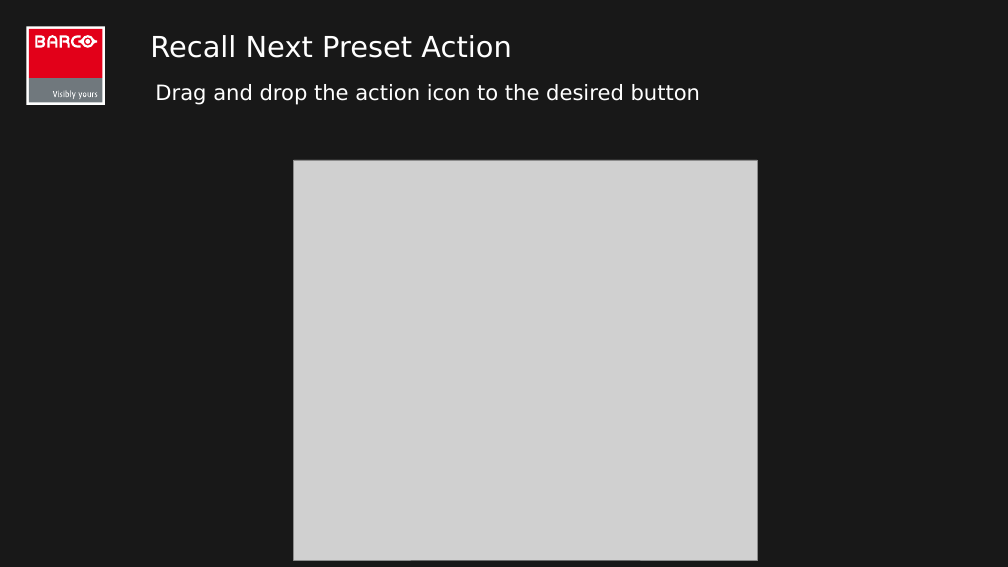
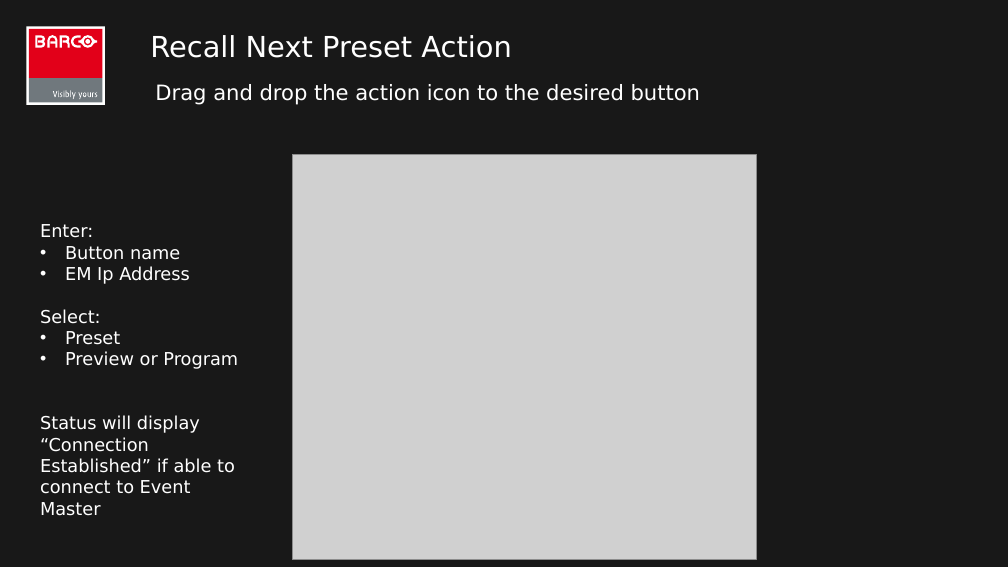
Before and after one commit to robbie78669/streamdeck-eventmaster, a slide deck: slide 8 of Stream Deck for Event Master v2.1.pptx. Drawn at 1008x567 pixels with LibreOffice and Linux fonts; fonts in the diff are those of the drawing; grey boxes stand for pictures. Boxes give left, top, right and bottom in pixels: in the first picture for what was removed or moved away, otherwise in the second. Text is boxed around its words. In the diff, an @@ line names an element or a change of style, - is before the commit and + after.

```diff
--- a/Stream Deck for Event Master v2.1.pptx
+++ b/Stream Deck for Event Master v2.1.pptx
@@ picture: place and size @@
-picture at (294,160,758,560)
+picture at (293,154,757,559)
@@ text added at (40,224,238,516), 16 pt, text #FFFFFF @@
+Enter:
+• Button name
+• EM Ip Address
+Select:
+• Preset
+• Preview or Program
+Status will display “Connection Established” if able to connect to Event Master
```
Also in this commit, not shown: 6 other slides changed, 3 other files.
